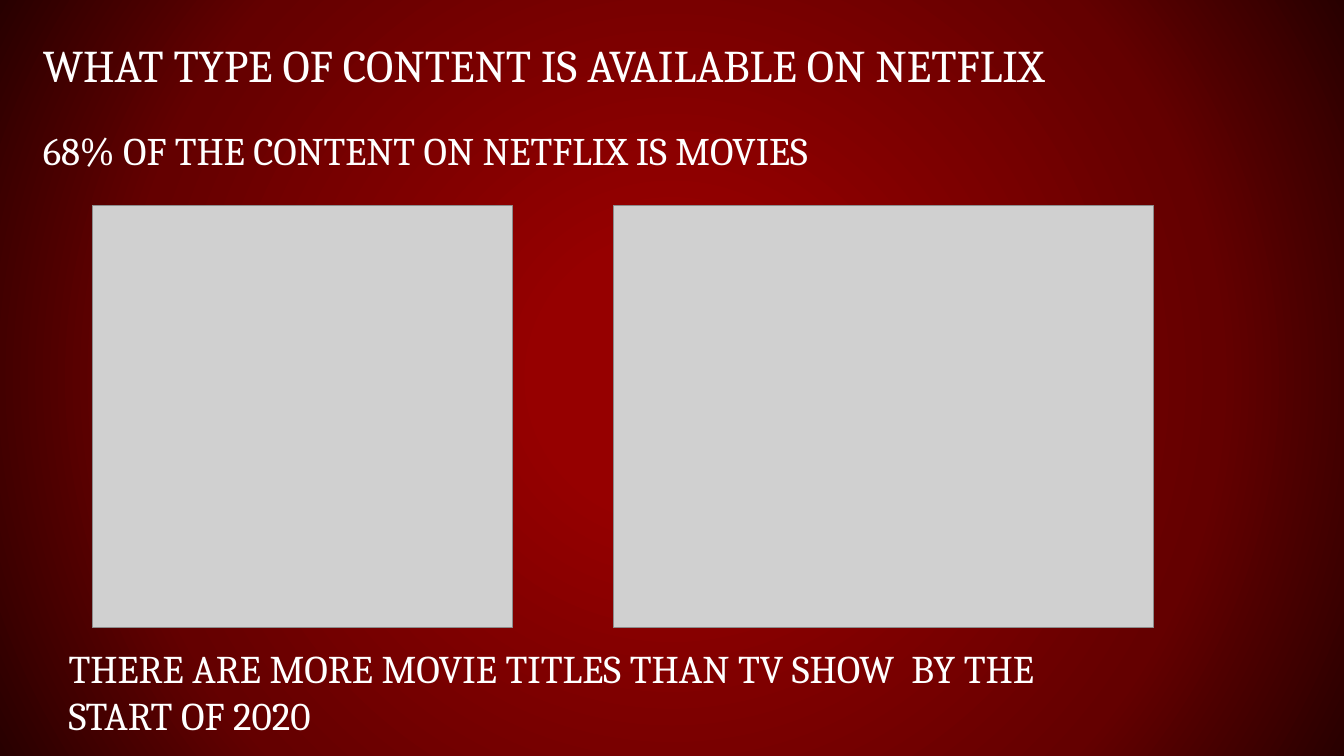
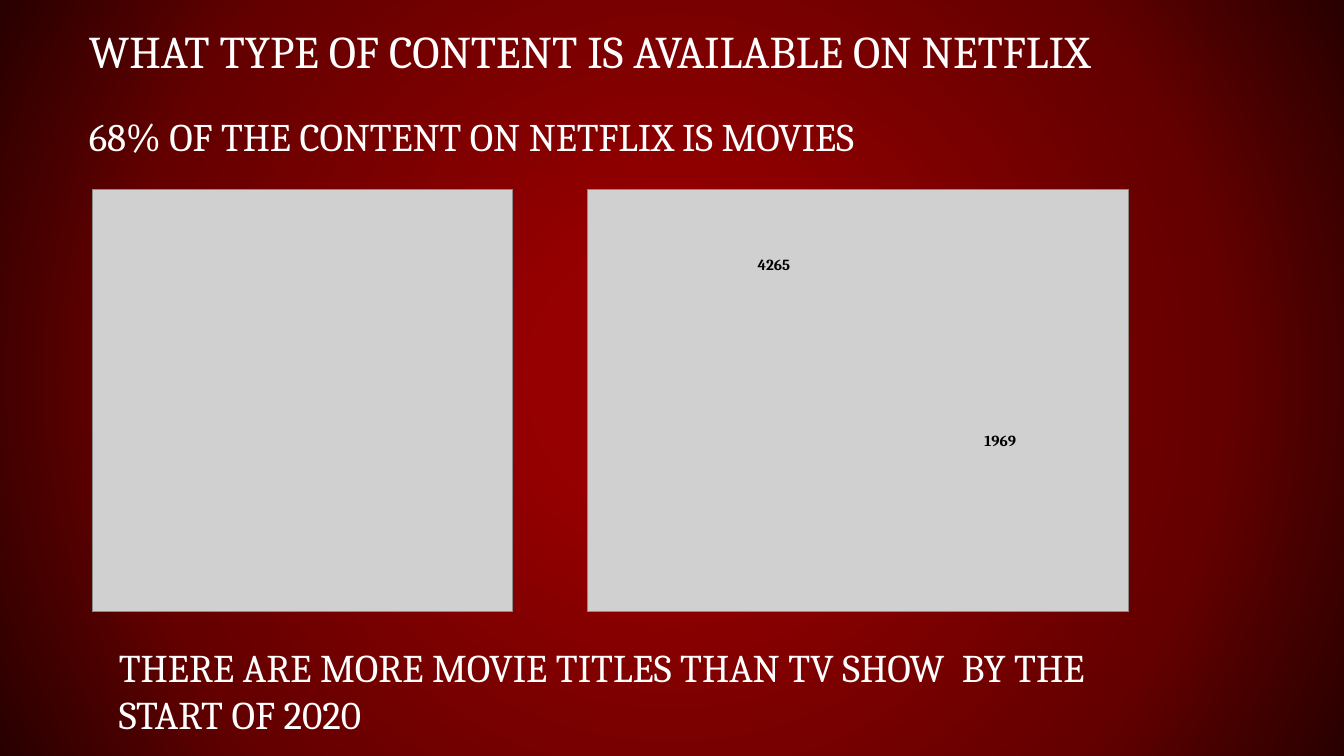
Before and after one commit to guptga/NetFlix-Movies-and-TV-Shows-Analysis, a slide deck: slide 6 of NETFLIX MOVIES AND TV SHOWS ANALYSIS.pptx (slide 5 before the commit). Drawn at 1344x756 pixels with LibreOffice and Linux fonts; fonts in the diff are those of the drawing; grey boxes stand for pictures; background and template pictures are left out. Boxes give left, top, right and bottom in pixels: in the first picture for what was removed or moved away, otherwise in the second. Text is boxed around its words. In the diff, an @@ line names an element or a change of style, - is before the commit and + after.

```diff
--- a/NETFLIX MOVIES AND TV SHOWS ANALYSIS.pptx
+++ b/NETFLIX MOVIES AND TV SHOWS ANALYSIS.pptx
@@ title "WHAT TYPE OF CONTENT IS ...": place and size @@
-title "WHAT TYPE OF CONTENT IS ..." at (43,51,1043,167)
+title "WHAT TYPE OF CONTENT IS ..." at (89,37,1090,153)
@@ picture: place and size @@
-picture at (92,206,512,628)
+picture at (92,190,512,612)
@@ picture: place and size @@
-picture at (613,206,1153,628)
+picture at (588,190,1128,612)
@@ text added at (758,259,791,270), 11 pt, text #000000, bold @@
+4265
@@ text added at (984,435,1016,446), 11 pt, text #000000, bold @@
+1969
@@ text "THERE ARE MORE MOVIE TITLES ...": place and size @@
-text "THERE ARE MORE MOVIE TITLES ..." at (69,656,1034,731)
+text "THERE ARE MORE MOVIE TITLES ..." at (119,655,1084,730)
```
Also in this commit, not shown: 7 other slides changed, 4 slides added, 1 slide removed, 1 other file.
